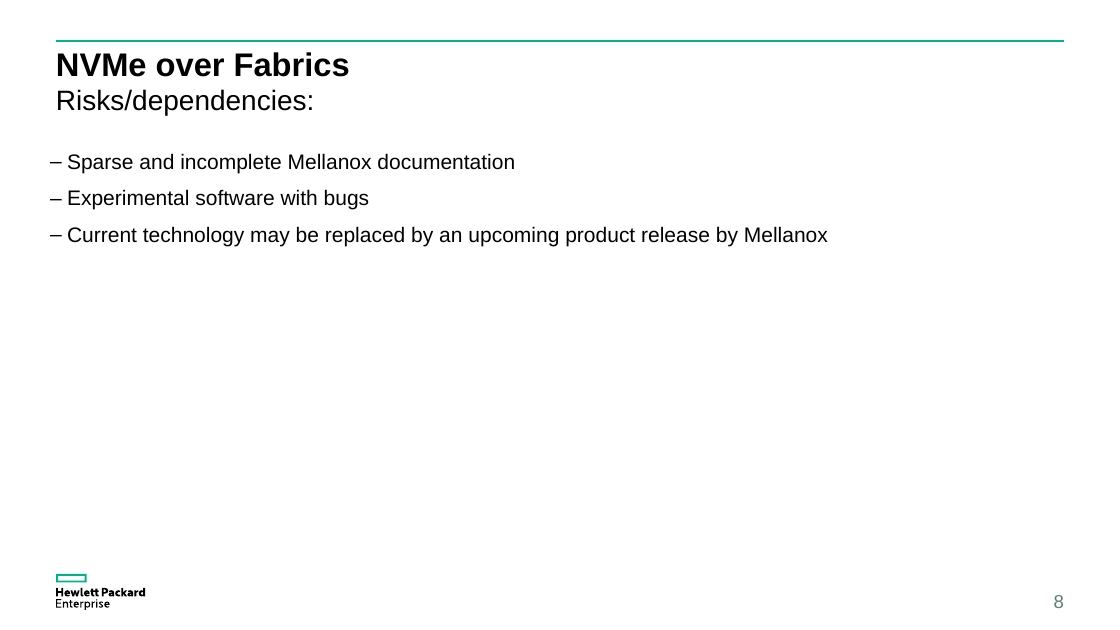
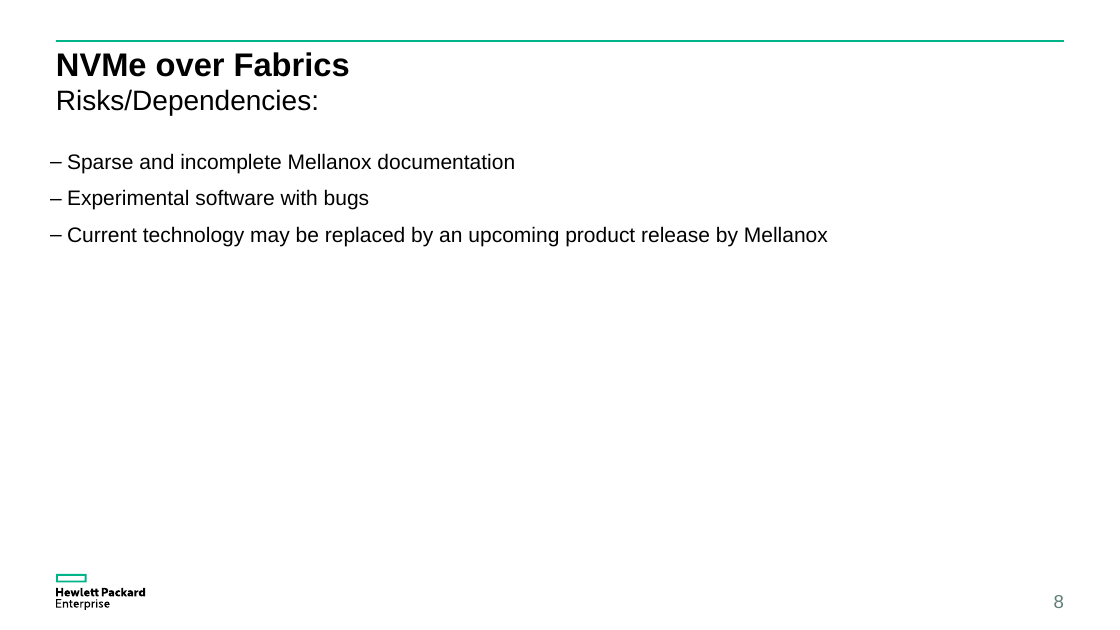
Before and after one commit to coy-humphrey/nvme-hpe, a slide deck: slide 8 of deliverables/HPE Presentation.pptx. Drawn at 1120x630 pixels with LibreOffice and Linux fonts; fonts in the diff are those of the drawing. Boxes give left, top, right and bottom in pixels: in the first picture for what was removed or moved away, otherwise in the second. Text is boxed around its words. In the diff, an @@ line names an element or a change of style, - is before the commit and + after.

```diff
--- a/deliverables/HPE Presentation.pptx
+++ b/deliverables/HPE Presentation.pptx
@@ text at (56,89,319,115): text changed @@
-Risks/dependencies:
+Risks/Dependencies:
```
Also in this commit, not shown: 6 other slides changed, 1 other file.
